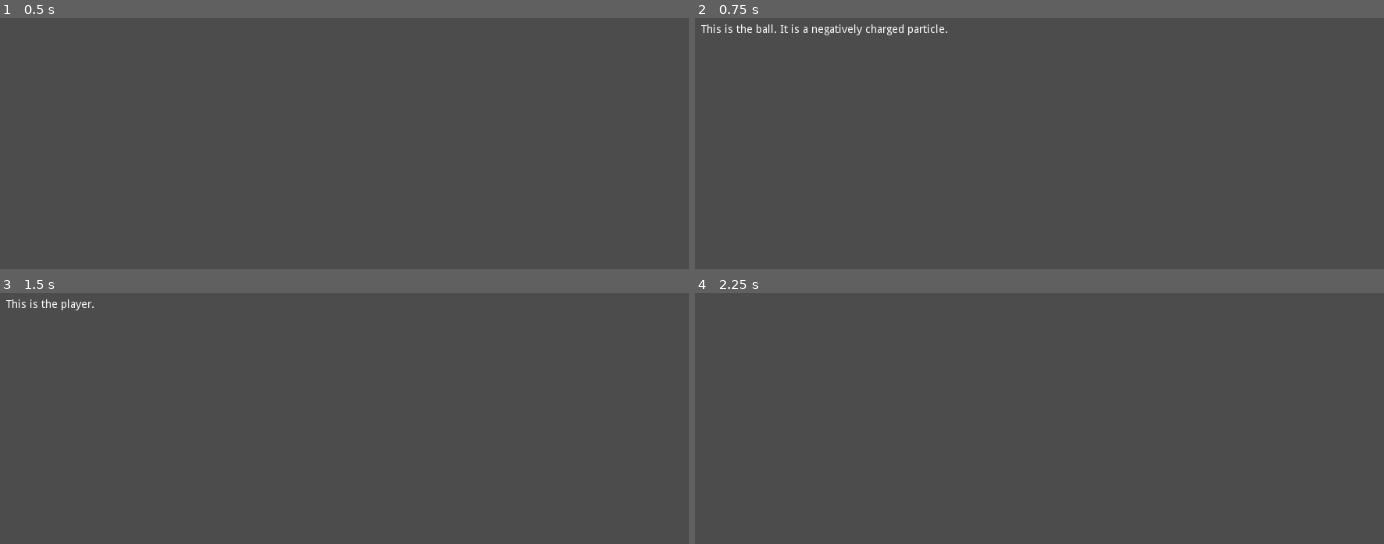
Above: before the commit, frames 1-4 (two rows, left to right).
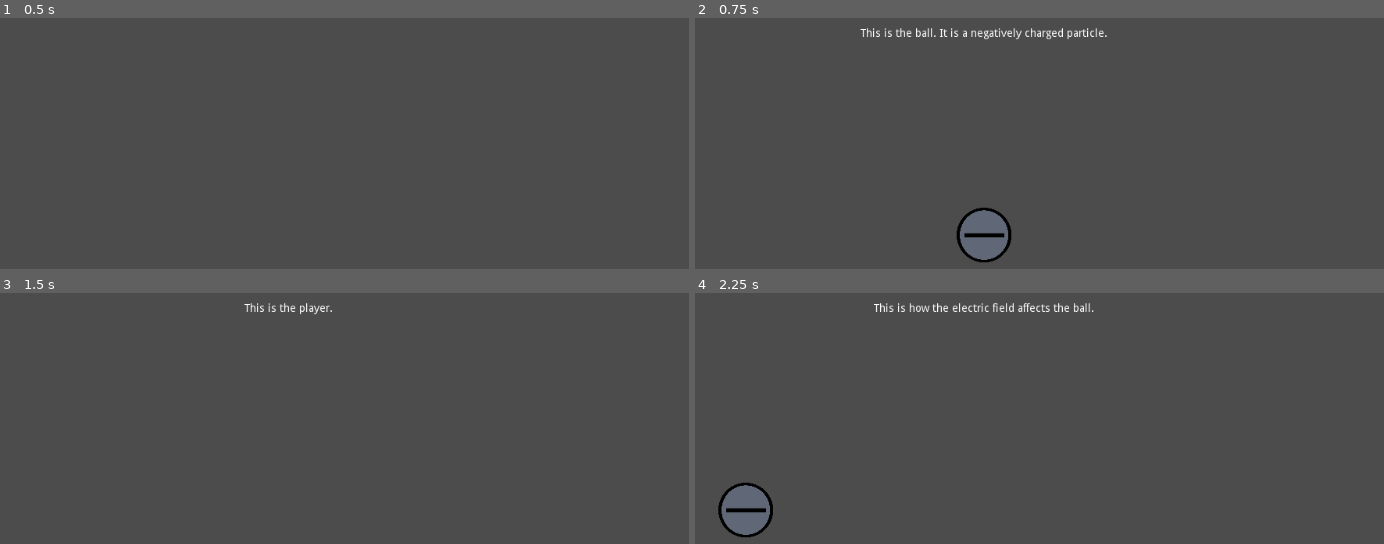
Above: after the commit, the same moments.

Repository: Nebulean/Electro-Pong
Game: Godot game, scene res://Scenes/Intro.tscn
The game is run twice, just before and just after one commit, with the same random seed, the same clock (stepped at 60 frames per second) and the same inputs. The project has no main scene, so this scene is started directly.
Inputs:
- Up to frame 1 (0.5 s): no input
- Up to frame 2 (0.75 s): tap Enter at 0.5 s; hold Right (ui_right) from 0.53 s (still down)
- Up to frame 3 (1.5 s): tap Space at 1.25 s; release Right (ui_right) at 1.28 s; hold Left (ui_left) from 1.28 s (still down)
- Up to frame 4 (2.25 s): tap Enter at 2 s; release Left (ui_left) at 2.03 s; hold Right (ui_right) from 2.03 s (still down)

Frame 1 is identical in both runs. In frame 2, 2.4% of the frame differs, in the area x 0-60%, y 2-98%; in frame 3, 0.4%; in frame 4, 1.8%.

Commit message:
Fixed my physics problem, now everything should be OK in the tutorial (but not finished)

Diff:
--- a/game/Scenes/Intro.tscn
+++ b/game/Scenes/Intro.tscn
@@ -2,14 +2,20 @@
 
 [ext_resource path="res://Scripts/Intro.gd" type="Script" id=1]
 
-[node name="Intro" type="Node2D"]
-position = Vector2( 150, 30 )
+[node name="Intro" type="Node"]
 script = ExtResource( 1 )
 
 [node name="Label" type="Label" parent="."]
-margin_right = 710.0
-margin_bottom = 215.0
+anchor_left = 0.5
+anchor_top = 0.058
+anchor_right = 0.5
+anchor_bottom = 0.058
+margin_left = -464.0
+margin_right = 464.0
+margin_bottom = 140.0
 custom_colors/font_color = Color( 1, 1, 1, 1 )
+align = 1
+autowrap = true
 __meta__ = {
-"_edit_use_anchors_": false
+"_edit_use_anchors_": true
 }
--- a/game/Scripts/Ball.gd
+++ b/game/Scripts/Ball.gd
@@ -5,10 +5,16 @@
 var screen_size
 export var min_speed = 150
 export var max_speed = 200
+export var manual_state = false
+
+
 
 func _ready():
-	screen_size = get_viewport_rect().size
-	position = Vector2(screen_size.x / 2, screen_size.y / 2)
-	linear_velocity = Vector2(1, 0)
-	var direction = rand_range(-PI, PI)
-	linear_velocity = linear_velocity.rotated(direction) * rand_range(min_speed, max_speed)
+	print("readying")
+	if not manual_state:
+		screen_size = get_viewport_rect().size
+		position = Vector2(screen_size.x / 2, screen_size.y / 2)
+		linear_velocity = Vector2(1, 0)
+		var direction = rand_range(-PI, PI)
+		linear_velocity = linear_velocity.rotated(direction) * rand_range(min_speed, max_speed)
+		linear_velocity = Vector2(0,0)
--- a/game/Scripts/Intro.gd
+++ b/game/Scripts/Intro.gd
@@ -1,22 +1,34 @@
-extends Node2D
+extends Node
 
 var text
+var ball
 var ball_scn
-var ball
-
 var textIndex = 0
-
 
 # Called when the node enters the scene tree for the first time.
 func _ready():
-	# We load the scenes
-	ball_scn = preload("res://Scenes/Ball.tscn")
-
-	# We instanciate a scenes
-	ball = ball_scn.instance()
-
 	# We load the text file that will guide the tutorial
 	text = load_text("res://Assets/Text/intro.txt")
+
+	# We instanciate a ball
+	ball_scn = preload("res://Scenes/Ball.tscn")
+	ball = ball_scn.instance()
+	var pos = Vector2(get_viewport().size.x/2, get_viewport().size.y/2)
+	var vel = Vector2(0,0)
+	ball_modifier(pos, vel)
+	ball.set_visible(false)
+
+# warning-ignore:unused_argument
+func _physics_process(delta):
+	# we check if the ball is off limite
+	if ball.position.x < 0:
+		ball.linear_velocity.x *= -1
+	if ball.position.x > get_viewport().size.x:
+		ball.linear_velocity.x *= -1
+	if ball.position.y < 0:
+		ball.linear_velocity.y *= -1
+	if ball.position.y > get_viewport().size.y:
+		ball.linear_velocity.y *= -1
 
 func _input(ev):
 	# We check if any key is pressed
@@ -36,18 +48,8 @@
 	for c in cmds:
 		command_interpreter(c)
 
-	# We update the text
-	# TODO : THE FADE DO NOT WORK
-	# for i in range(100, 0):
-	# 	$Label.modulate = i
-
-	# $Label.add_color_override("font_color", Color("#ffffff")) # does not work
-	$Label.text = line
-
-
-	# for i in range(0, 100):
-	# 	$Label.modulate = i
-
+	$Label.set_text(line)
+	$Label.set_visible(true)
 
 # This function will load a text file, and add each line to an element of an array.
 func load_text(filename):
@@ -90,28 +92,35 @@
 			return [new_line, command]
 	return [line, "EMPTY"]
 
+func ball_modifier(position, velocity):
+	# We remove the previous ball
+	ball.queue_free()
+	ball = ball_scn.instance()
+
+	# We modify our properties
+	ball.manual_state = true
+	ball.set_position(position)
+	ball.set_linear_velocity(velocity)
+	ball.set_visible(true)
+
+	# We add ball as scene child
+	add_child(ball)
+
 
 func command_interpreter(command):
 	if command == "EMPTY":
 		print("No commands here")
-
-	elif command == "BALL_CREATE":
-		print("Creating ball")
-		# We add the ball to child
-		add_child(ball)
-
-		# We select a position for the ball
-		var pos = Vector2(get_viewport().size.x/10, get_viewport().size.y/2)
-		ball.position = pos
-
-	elif command == "BALL_MOVE":
-		# We select a velocity for the ball
-		var vel = Vector2(100, 0)
-		ball.linear_velocity = vel
-
+	elif command == "BALL_APPEAR_CENTER_STOP":
+		var pos = Vector2(get_viewport().size.x/2, get_viewport().size.y/2)
+		var vec = Vector2(0,0)
+		ball_modifier(pos, vec)
 	elif command == "BALL_DISAPPEAR":
-		# We hide the ball
-		ball.hide()
-
+		ball.set_visible(false)
+	elif command == "PLAYER_APPEAR_BOTTOM":
+		pass
+	elif command == "BALL_APPEAR_LEFT_MOVE":
+		var pos = Vector2(get_viewport().size.x/6, get_viewport().size.y/2)
+		var vec = Vector2(200,0)
+		ball_modifier(pos, vec)
 	else:
 		print("Unknown command")
Not shown, changed: game/Assets/Text/intro.txt
